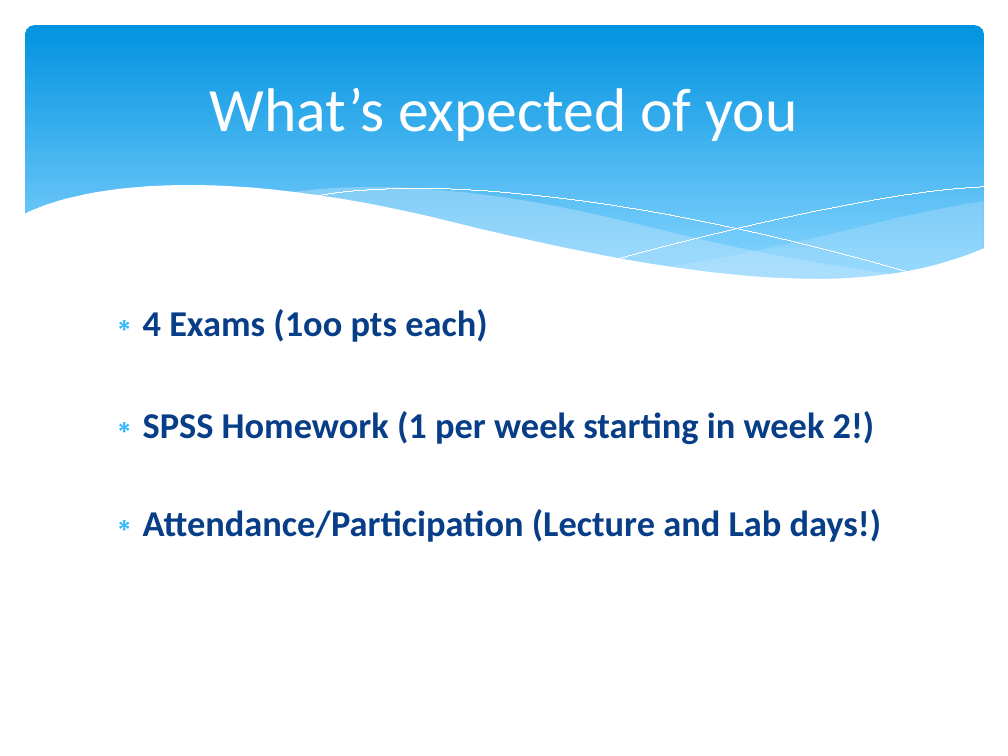
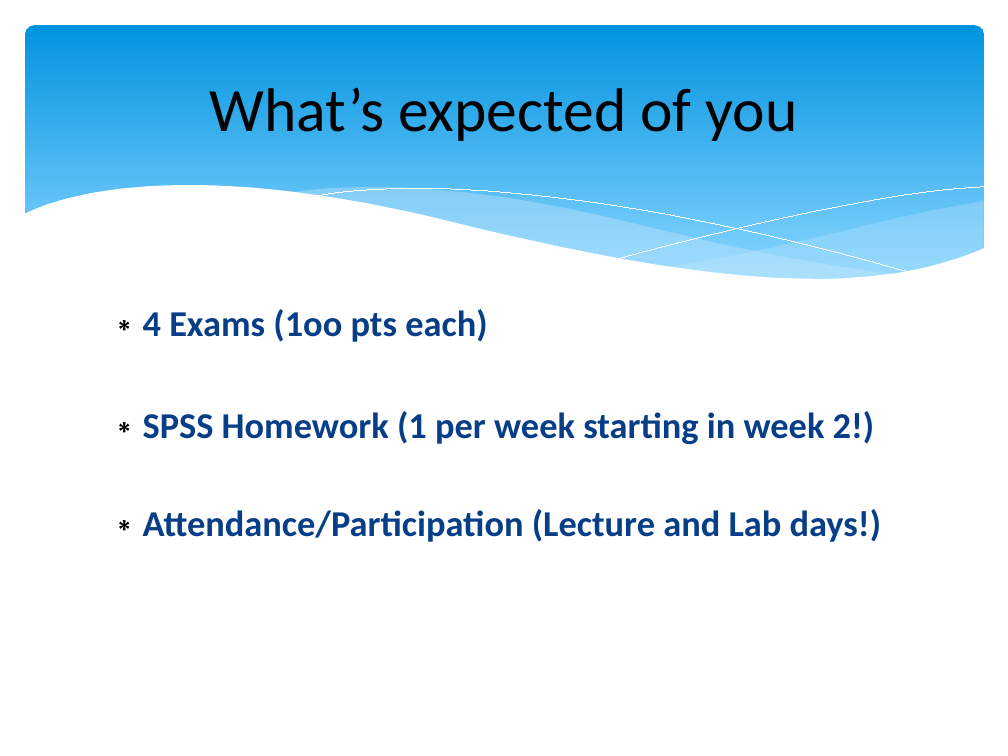
Before and after one commit to npm27/Teaching-Materials, a slide deck: slide 6 of Stats/Slides/0 First Day Info.pptx. Drawn at 1008x756 pixels with LibreOffice and Linux fonts; fonts in the diff are those of the drawing. Boxes give left, top, right and bottom in pixels: in the first picture for what was removed or moved away, otherwise in the second. Text is boxed around its words. In the diff, an @@ line names an element or a change of style, - is before the commit and + after.

```diff
--- a/Stats/Slides/0 First Day Info.pptx
+++ b/Stats/Slides/0 First Day Info.pptx
@@ title "What’s expected of you" at box(210, 88, 798, 141): text colour #FFFFFF to #000000 @@
@@ text "4 Exams (1oo pts each)" at box(143, 309, 882, 542): bullet colour #31B6FD to #000000 @@
```
Also in this commit, not shown: 8 other slides changed, 14 other files.
